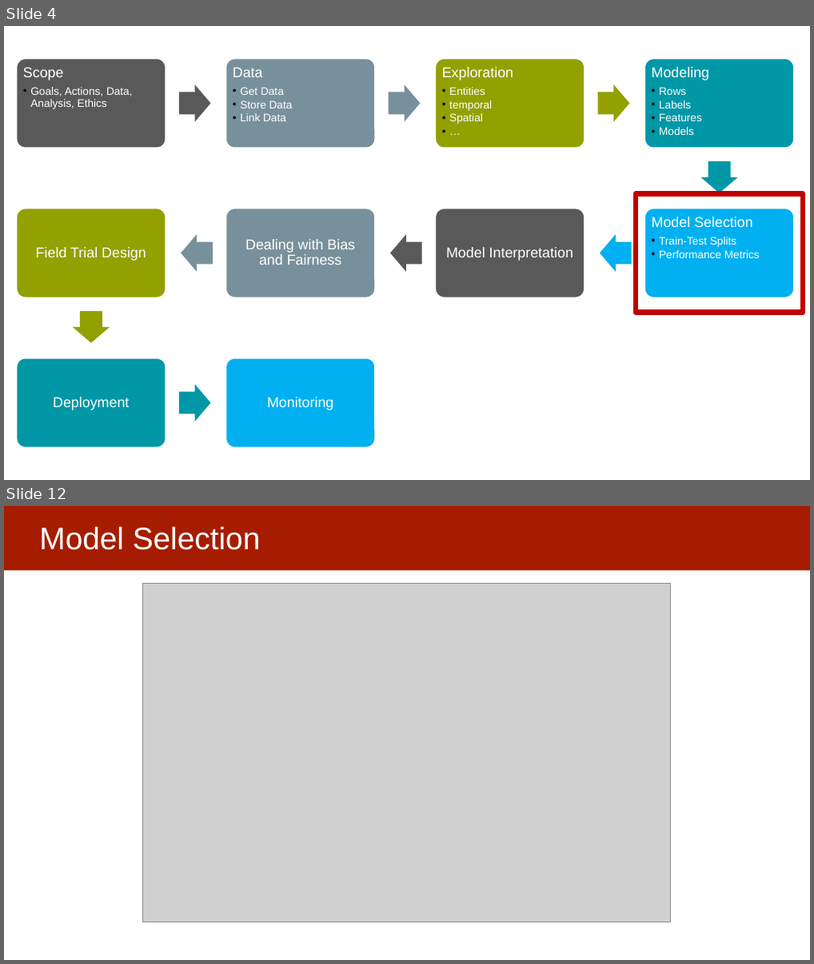
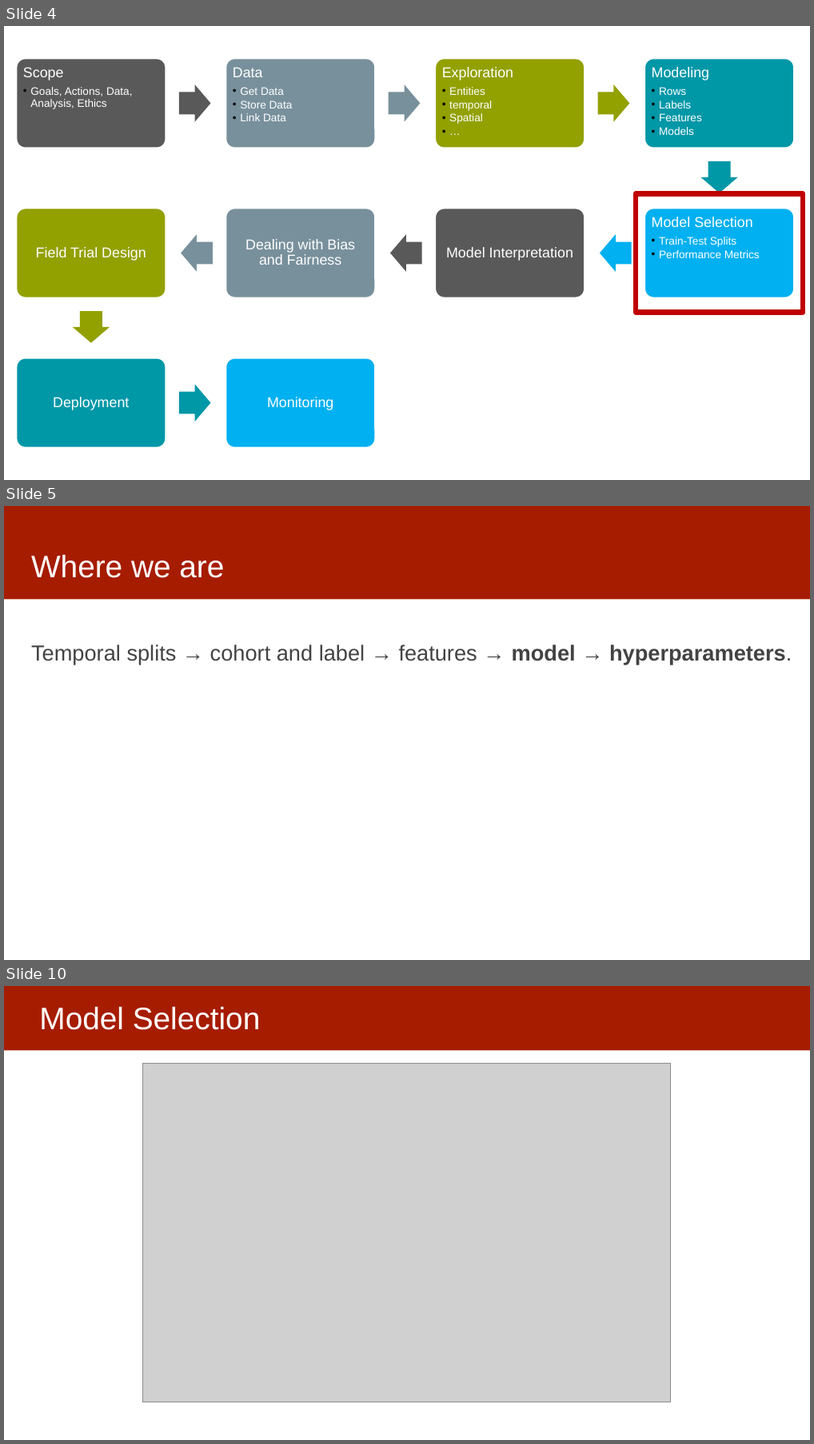
Before and after one commit to dssg/mlforpublicpolicylab, a slide deck: Lectures/15-ml-in-practice-and-model-selection-part-3.pptx. Shown one above the other, each under a label of ours: slides 4 and 12 before the commit, slides 4, 5 and 10 after it; the slides between them are not shown. The pictures are 814x964 and 814x1444 pixels, drawn with LibreOffice and Linux fonts; fonts in the diff are those of the drawing; grey boxes stand for pictures. Boxes give left, top, right and bottom in pixels: in the first picture for what was removed or moved away, otherwise in the second. Text is boxed around its words. In the diff, an @@ line names an element or a change of style, - is before the commit and + after.

```diff
--- a/Lectures/15-ml-in-practice-and-model-selection-part-3.pptx
+++ b/Lectures/15-ml-in-practice-and-model-selection-part-3.pptx
@@ slide 5 added at box(4, 506, 810, 960), background #FFFFFF @@
@@ rectangle added at box(4, 506, 810, 599), fill #A61C00 @@
@@ title added at box(31, 555, 224, 578), 37 pt, text #FFFFFF @@
+Where we are
@@ text added at box(31, 644, 792, 664), 25.9 pt, text #434343 @@
+Temporal splits → cohort and label → features → model → hyperparameters.
@@ what was slide 12 is now slide 10 @@
```
Also in this commit, not shown: 2 slides changed, 10 other slides added, 12 slides removed.
